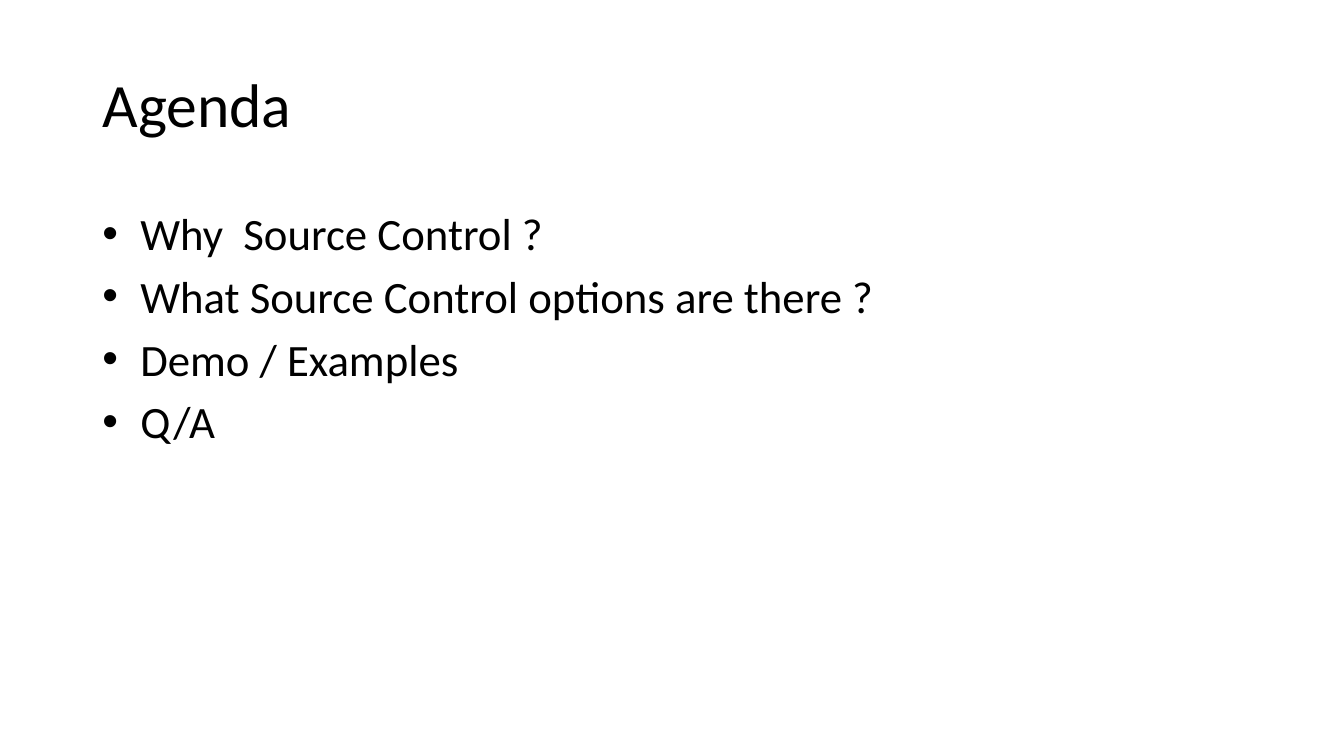
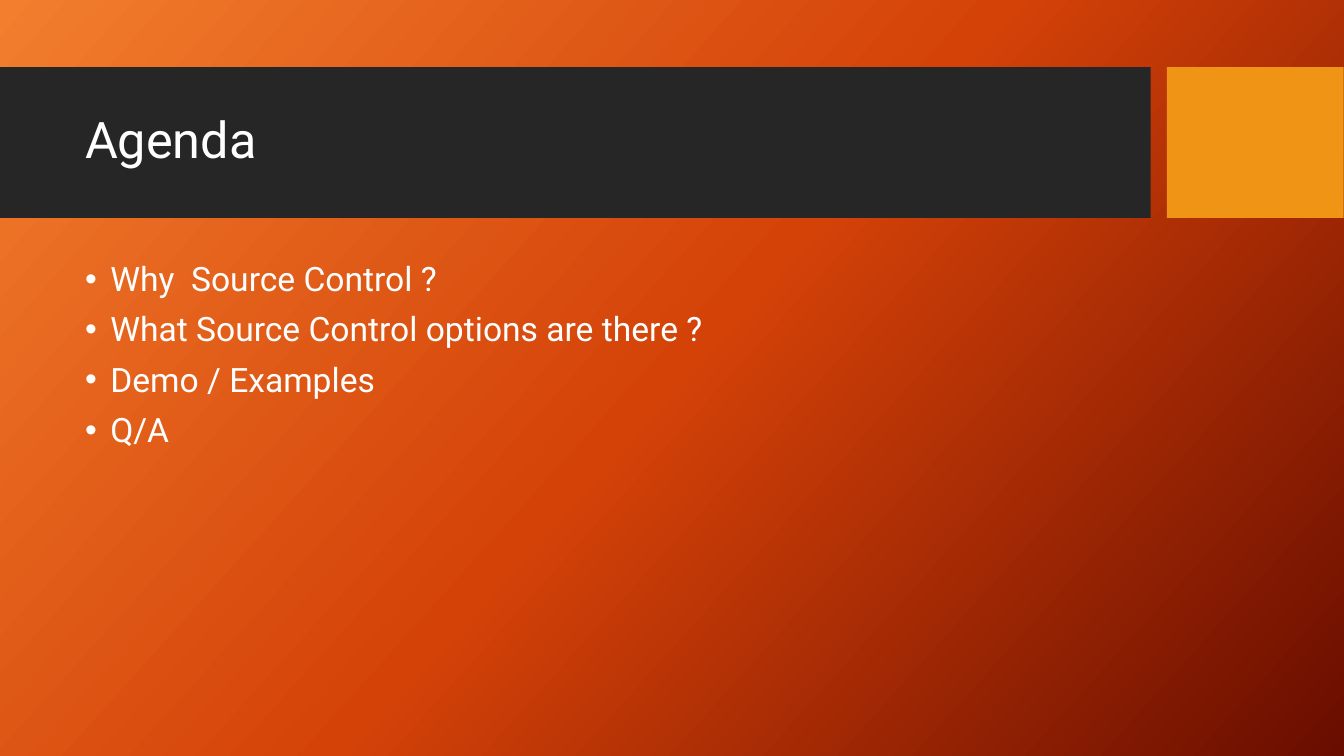
Before and after one commit to AndySchneiderDev-zz/PowerShellSummit, a slide deck: slide 2 of Source Control for IT Pros.pptx. Drawn at 1344x756 pixels with LibreOffice and Linux fonts; fonts in the diff are those of the drawing; background and template pictures are left out. Boxes give left, top, right and bottom in pixels: in the first picture for what was removed or moved away, otherwise in the second. Text is boxed around its words. In the diff, an @@ line names an element or a change of style, - is before the commit and + after.

```diff
--- a/Source Control for IT Pros.pptx
+++ b/Source Control for IT Pros.pptx
@@ background #FFFFFF to picture (left out) @@
@@ rectangle added at [0,68,1150,219], fill #262626 @@
@@ title "Agenda": place and size @@
-title "Agenda" at [102,84,291,138]
+title "Agenda" at [85,120,256,169]
@@ title "Agenda" at [85,120,256,169]: size 44 to 36 pt, font Calibri to Roboto, text colour #000000 to #FFFFFF; line spacing 1 to 0.9 @@
@@ rectangle added at [1168,68,1344,219], fill #F09415 @@
@@ text "Why Source Control ?": place and size @@
-text "Why Source Control ?" at [140,219,842,444]
+text "Why Source Control ?" at [110,265,678,446]
@@ text "Why Source Control ?" at [110,265,678,446]: size 32 to 24 pt, font Calibri to Roboto, text colour #000000 to #FFFFFF; indent changed; line spacing 1 to 0.9; more space between paragraphs @@
```
Also in this commit, not shown: 3 other slides changed, 2 slides added, 1 other file.
